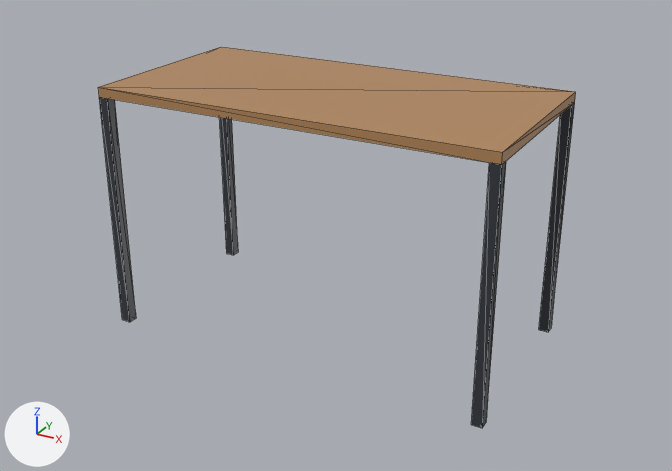
The glTF model scene.glb: old version first, new version second.
Rendered twice from a 50 mm lens placed at (1.238, -2.244, 1.44), pointed at (0.019, -0.028, 0.332). Every picture has the same lights, and +X, +Y and +Z are marked at lower left. The first picture is the older version. Mesh edges are drawn as thin lines.

Objects in the first picture: 'leg_bl', 'leg_br', 'leg_fl', 'leg_fr', 'tabletop'.
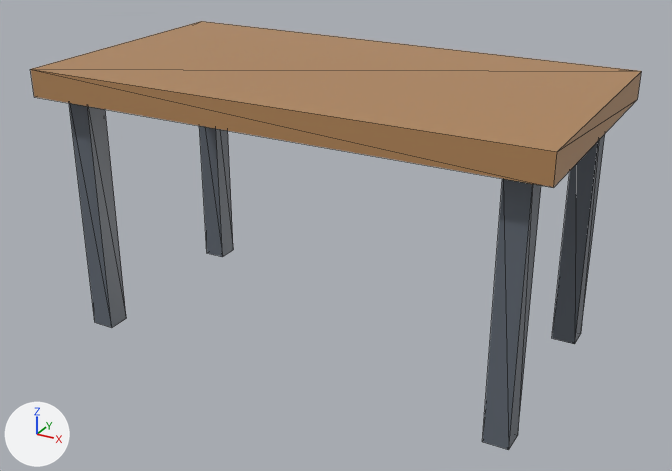
The edits, one by one:
Material 'metal' (mat_metal) is new.
Its base color is (0.12, 0.14, 0.17) (grey #616973).
Its roughness is 0.4.
me_cube_002 has 8 vertices, 12 faces and spans x -0.5..0.5, y -0.5..0.5, z -0.5..0.5.
me_cube_002 no longer uses material mat_black (dark grey #35383f).
me_cube_002 gains material mat_metal (grey #616973).
me_cube_003 has 8 vertices, 12 faces and spans x -0.5..0.5, y -0.5..0.5, z -0.5..0.5.
me_cube_003 no longer uses material mat_black (dark grey #35383f).
me_cube_003 gains material mat_metal (grey #616973).
me_cube_004 has 8 vertices, 12 faces and spans x -0.5..0.5, y -0.5..0.5, z -0.5..0.5.
me_cube_004 no longer uses material mat_black (dark grey #35383f).
me_cube_004 gains material mat_metal (grey #616973).
me_cube_005 has 8 vertices, 12 faces and spans x -0.5..0.5, y -0.5..0.5, z -0.5..0.5.
me_cube_005 no longer uses material mat_black (dark grey #35383f).
me_cube_005 gains material mat_metal (grey #616973).
Object 'tabletop' (ob_tabletop) moves from (0.0, 0.0, 0.75) to (0.0, 0.0, 0.78).
Object 'tabletop' (ob_tabletop) is rescaled from (1.2, 0.6, 0.03) to (1.5, 0.8, 0.08).
Object 'leg_fl' (ob_leg_fl) moves from (-0.585, -0.285, 0.375) to (-0.65, -0.3, 0.37).
Object 'leg_fl' (ob_leg_fl) is rescaled from (0.03, 0.03, 0.72) to (0.07, 0.07, 0.74).
Object 'leg_fr' (ob_leg_fr) moves from (0.585, -0.285, 0.375) to (0.65, -0.3, 0.37).
Object 'leg_fr' (ob_leg_fr) is rescaled from (0.03, 0.03, 0.72) to (0.07, 0.07, 0.74).
Object 'leg_bl' (ob_leg_bl) moves from (-0.585, 0.285, 0.375) to (-0.65, 0.3, 0.37).
Object 'leg_bl' (ob_leg_bl) is rescaled from (0.03, 0.03, 0.72) to (0.07, 0.07, 0.74).
Object 'leg_br' (ob_leg_br) moves from (0.585, 0.285, 0.375) to (0.65, 0.3, 0.37).
Object 'leg_br' (ob_leg_br) is rescaled from (0.03, 0.03, 0.72) to (0.07, 0.07, 0.74).

What differs and where, as boxes [x1, y1, x2, y2] in the pictures (672 x 471 px):
'tabletop', moved, rescaled (28% wider, 40% taller)
    before: [98, 47, 576, 165]
    after: [31, 21, 641, 187]
'leg_fr', recoloured, moved, rescaled (67% wider)
    before: [471, 162, 506, 428]
    after: [482, 179, 541, 450]
'leg_fl', recoloured, moved, rescaled (53% wider)
    before: [99, 97, 136, 322]
    after: [69, 103, 126, 328]
'leg_br', recoloured, moved, rescaled
    before: [539, 103, 575, 332]
    after: [552, 134, 605, 344]
'leg_bl', recoloured, moved, rescaled
    before: [219, 117, 238, 255]
    after: [199, 126, 233, 257]
